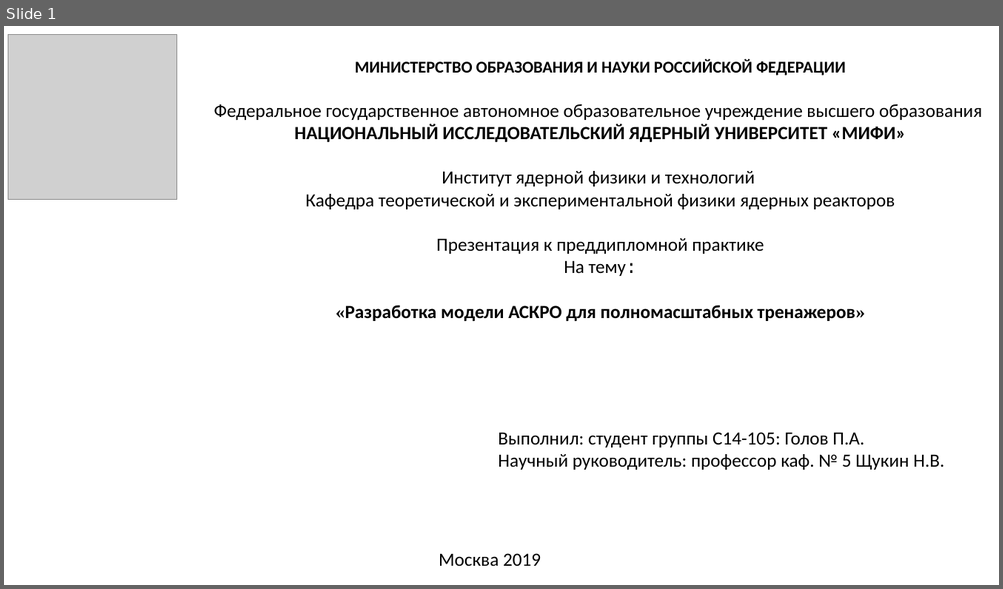
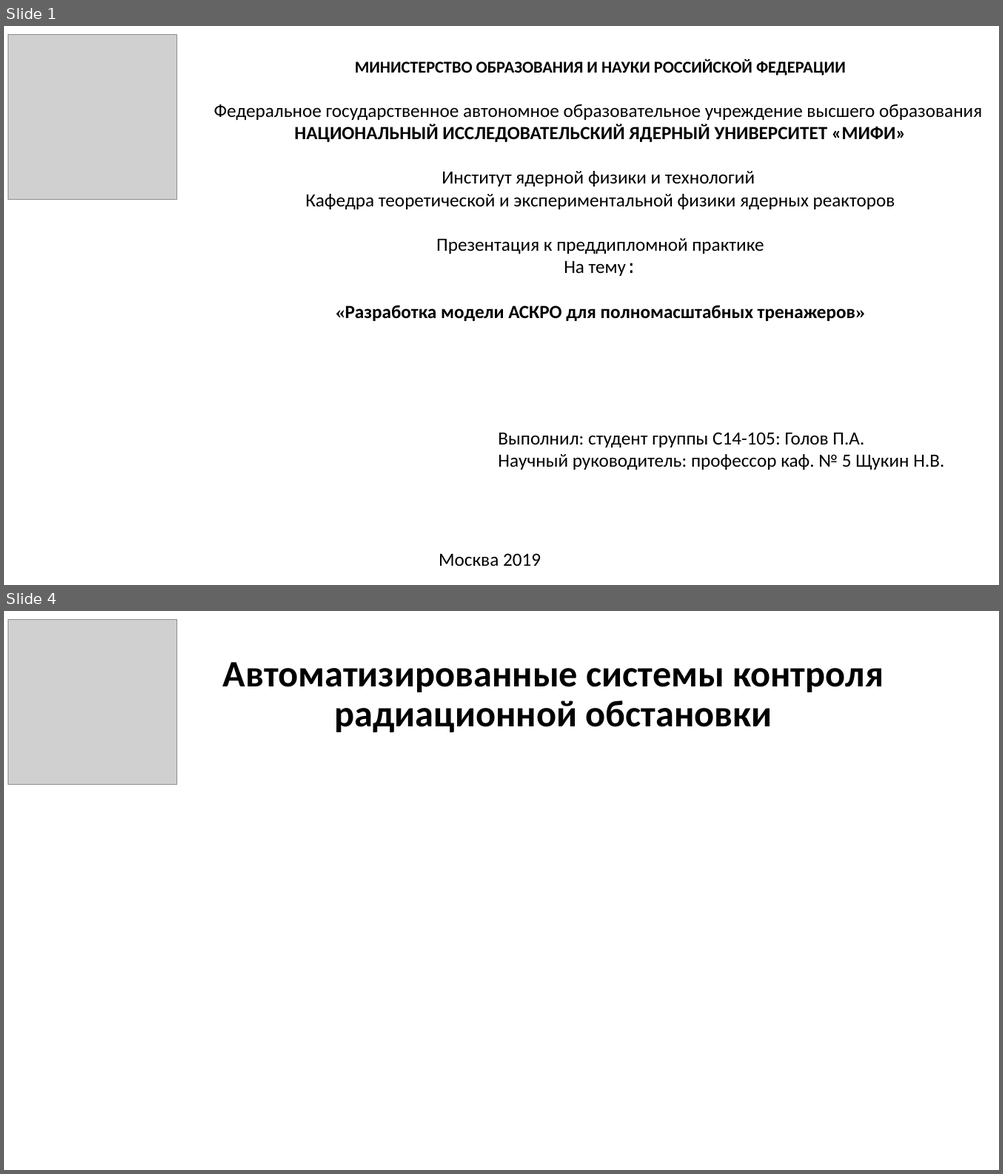
Before and after one commit to GolovPavel/diploma_golov, a slide deck: practice/presentation/practice.pptx. Shown one above the other, each under a label of ours: slide 1 before the commit, slides 1 and 4 after it; the slides between them are not shown. The pictures are 1003x589 and 1003x1174 pixels, drawn with LibreOffice and Linux fonts; fonts in the diff are those of the drawing; grey boxes stand for pictures. Boxes give left, top, right and bottom in pixels: in the first picture for what was removed or moved away, otherwise in the second. Text is boxed around its words. In the diff, an @@ line names an element or a change of style, - is before the commit and + after.

```diff
--- a/practice/presentation/practice.pptx
+++ b/practice/presentation/practice.pptx
@@ slide 4 added at box(4, 611, 999, 1170), background #FFFFFF @@
@@ picture added at box(8, 619, 176, 784) @@
@@ title added at box(223, 662, 883, 732), 36 pt, text #000000, bold @@
+Автоматизированные системы контроля радиационной обстановки
```
Also in this commit, not shown: 2 slides changed, 4 other slides added, 2 other files.
